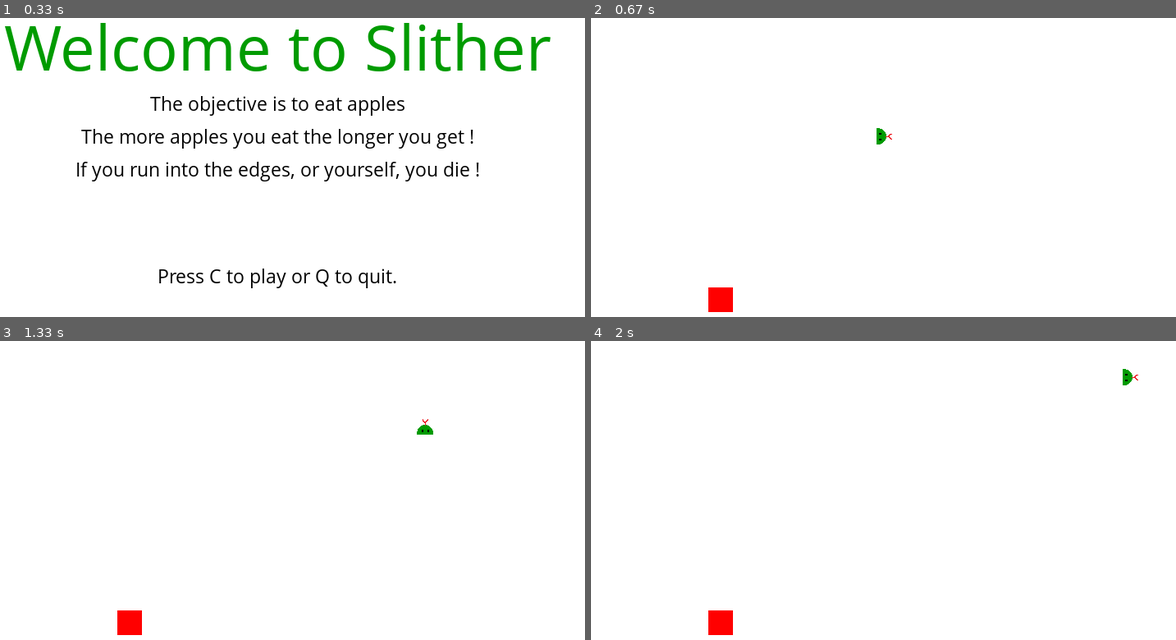
Above: before the commit, frames 1-4 (two rows, left to right).
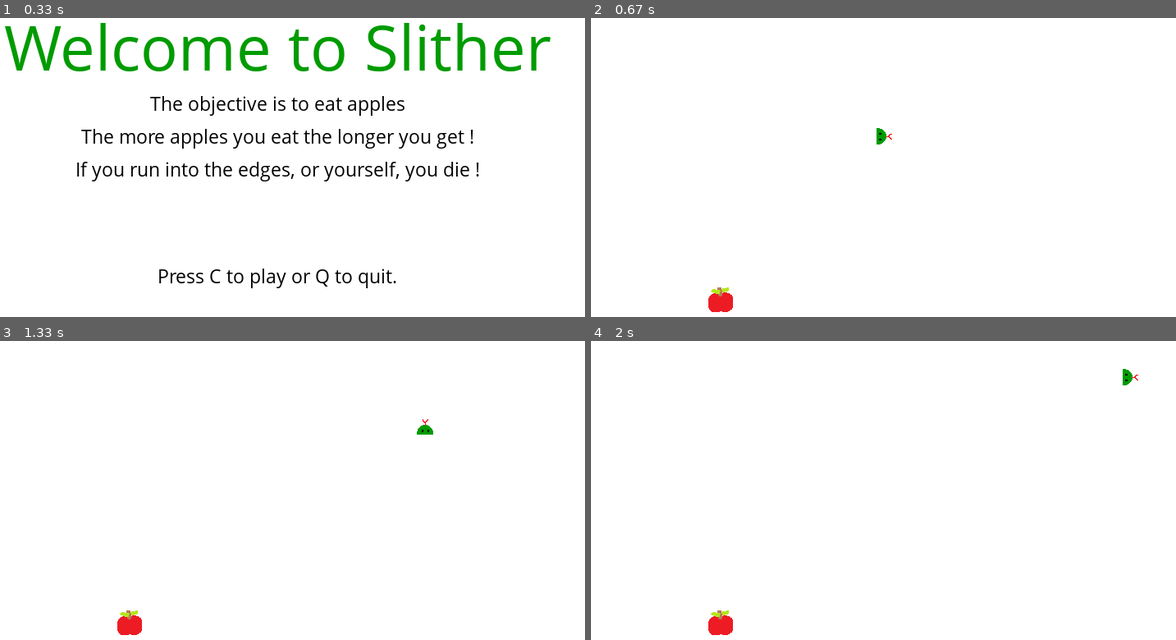
Above: after the commit, the same moments.

Repository: NikhilHeda/PyGame---Practice
Game: pygame game, started from code.py
The game is run twice, just before and just after one commit, with the same random seed, the same clock (stepped at 60 frames per second) and the same inputs.
Inputs:
- Up to frame 1 (0.33 s): no input
- Up to frame 2 (0.67 s): tap C at 0.33 s
- Up to frame 3 (1.33 s): hold Right 0.67-1.13 s; hold Up from 1.17 s (still down)
- Up to frame 4 (2 s): release Up at 1.47 s; hold Right 1.5-1.97 s

Frame 1 is identical in both runs. In frame 2, 0.3% of the frame differs, in the area x 20-25%, y 90-99%; in frame 3, 0.3%; in frame 4, 0.3%.

Commit message:
Added the apple sprite and functionality

Diff:
--- a/code.py
+++ b/code.py
@@ -16,6 +16,7 @@
 pygame.display.update()
 
 snake_head_image = pygame.image.load('snake.png')
+apple_image = pygame.image.load('apple.png')
 
 clock = pygame.time.Clock()
 
@@ -87,6 +88,8 @@
 
 def gameLoop():
 	global direction
+
+	direction = "right"
 
 	gameExit = False
 	gameOver = False
@@ -150,7 +153,9 @@
 		gameDisplay.fill(white)
 
 		appleThickness = 30
-		pygame.draw.rect(gameDisplay, red, [randAppleX, randAppleY, appleThickness, appleThickness])
+		# pygame.draw.rect(gameDisplay, red, [randAppleX, randAppleY, appleThickness, appleThickness])
+
+		gameDisplay.blit(apple_image, (randAppleX, randAppleY))
 
 		snakeHead = []
 		snakeHead.append(lead_x)
Binary file added: apple.png
